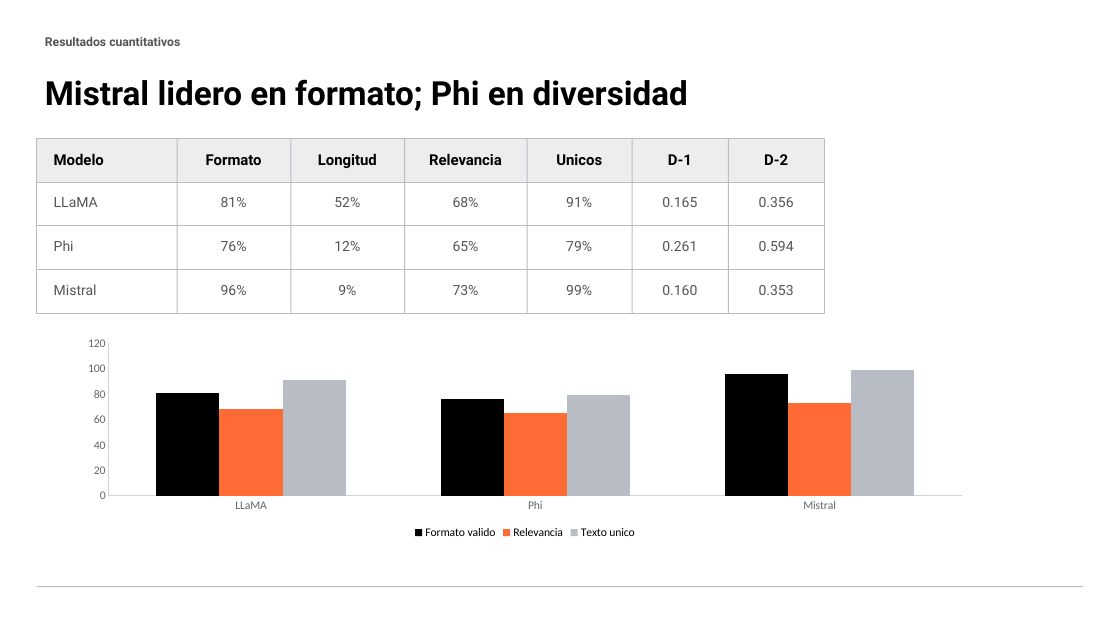
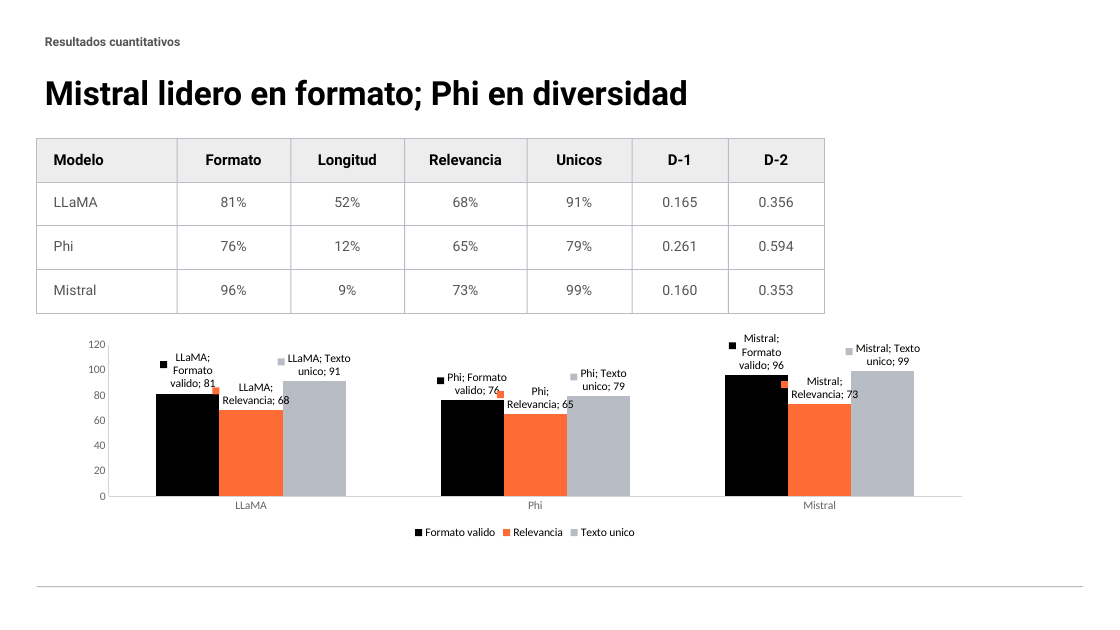
Before and after one commit to Brgonzal14/Tarea_3_deep_learning, a slide deck: slide 5 of outputs/tarea3_llms_locales.pptx. Drawn at 1120x630 pixels with LibreOffice and Linux fonts; fonts in the diff are those of the drawing. Boxes give left, top, right and bottom in pixels: in the first picture for what was removed or moved away, otherwise in the second. Text is boxed around its words. In the diff, an @@ line names an element or a change of style, - is before the commit and + after.

```diff
--- a/outputs/tarea3_llms_locales.pptx
+++ b/outputs/tarea3_llms_locales.pptx
@@ column chart at [70,333,980,543] @@
@@ data labels of Formato valido added @@
@@ data labels of Relevancia added @@
@@ data labels of Texto unico added @@
```
Also in this commit, not shown: 1 other slide changed, 3 other files.
